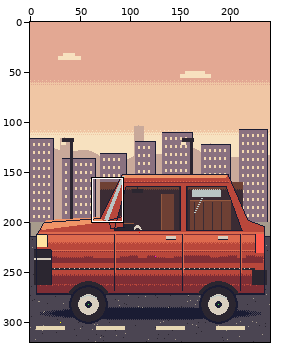
One commit to this pixel-art file: app/src/main/resources/pixel/scenes/transport/car.aseprite. Above, an overview of the earlier version with the close-up marked.
Close-up. Before the commit:
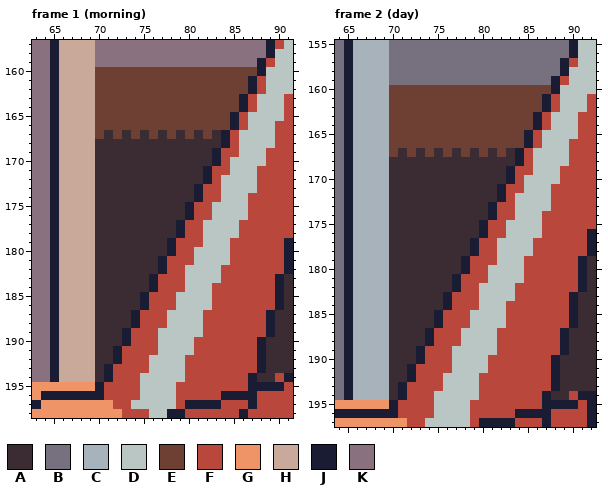
240x320 pixels, 4 frames. Colours within 5 levels of each other are drawn and written as one. Shown: frame 1 (morning): x 63..91, y 157..198; frame 2 (day): x 64..92, y 155..197. The commit also changed other frames or places, which this record leaves out.
Visible layers, top first: "slots", "emissive", "foreground", "vehicle_front", "vehicle_back", "bg_near", "bg_mid", "bg_far".
Palette (. is transparent): A #3b2c34  B #77707f  C #a7b2ba  D #b9c6c4  E #6e4034  F #b9473b  G #ef9467  H #c9a99a  J #1a1c33  K #8a7180
Pixels before, frame 1 (morning), first column x 63:
157 KKJHHHHKKKKKKKKKKKKKKKKKKKJFD
158 KKJHHHHKKKKKKKKKKKKKKKKKKKJDD
159 KKJHHHHKKKKKKKKKKKKKKKKKKJFDD
160 KKJHHHHEEEEEEEEEEEEEEEEEEJDDD
161 KKJHHHHEEEEEEEEEEEEEEEEEJFDDD
162 KKJHHHHEEEEEEEEEEEEEEEEEJFDDD
163 KKJHHHHEEEEEEEEEEEEEEEEJFDDDF
164 KKJHHHHEEEEEEEEEEEEEEEEJFDDDF
165 KKJHHHHEEEEEEEEEEEEEEEJFDDDDF
166 KKJHHHHEEEEEEEEEEEEEEEJFDDDFF
167 KKJHHHHEAEAEAEAEAEAEAJFDDDDFF
168 KKJHHHHAAAAAAAAAAAAAAJFDDDDFF
169 KKJHHHHAAAAAAAAAAAAAJFFDDDFFF
170 KKJHHHHAAAAAAAAAAAAAJFDDDDFFF
171 KKJHHHHAAAAAAAAAAAAJFFDDDFFFF
172 KKJHHHHAAAAAAAAAAAAJFDDDDFFFF
173 KKJHHHHAAAAAAAAAAAJFFDDDDFFFF
174 KKJHHHHAAAAAAAAAAAJFFDDDFFFFF
175 KKJHHHHAAAAAAAAAAJFFDDDDFFFFF
176 KKJHHHHAAAAAAAAAAJFFDDDDFFFFF
177 KKJHHHHAAAAAAAAAJFFDDDDFFFFFF
178 KKJHHHHAAAAAAAAAJFFDDDDFFFFFF
179 KKJHHHHAAAAAAAAJFFFDDDFFFFFFJ
180 KKJHHHHAAAAAAAAJFFDDDDFFFFFFJ
181 KKJHHHHAAAAAAAJFFFDDDDFFFFFFJ
182 KKJHHHHAAAAAAAJFFDDDDFFFFFFFJ
183 KKJHHHHAAAAAAJFFFDDDDFFFFFFJA
184 KKJHHHHAAAAAAJFFFDDDFFFFFFFJA
185 KKJHHHHAAAAAJFFFDDDDFFFFFFFJA
186 KKJHHHHAAAAAJFFFDDDDFFFFFFFJA
187 KKJHHHHAAAAJFFFDDDDFFFFFFFJAA
188 KKJHHHHAAAAJFFFDDDDFFFFFFFJAA
189 KKJHHHHAAAJFFFDDDDDFFFFFFFJAA
190 KKJHHHHAAAJFFFDDDDFFFFFFFJAAA
191 KKJHHHHAAJFFFFDDDDFFFFFFFJAAA
192 KKJHHHHAAJFFFDDDDFFFFFFFFJAAA
193 KKJHHHHAJFFFFDDDDFFFFFFFFJAAA
194 KKJHHHHAJFFFDDDDDFFFFFFFJAAFJ
195 GGGGGGGJFFFFDDDDFFFFFFFFJJJJF
196 GJJJJJJJFFFFDDDDFFFFFJJJJFFFF
197 JGGGGGGGGFFDDDDDFJJJJFFFJFFFF
198 GGGGGGGGGGFFFDDJJFFFFFFJFFFFF
Pixels before, frame 2 (day), first column x 64:
155 BJCCCCBBBBBBBBBBBBBBBBBBBBJDD
156 BJCCCCBBBBBBBBBBBBBBBBBBBBJDD
157 BJCCCCBBBBBBBBBBBBBBBBBBBJFDD
158 BJCCCCBBBBBBBBBBBBBBBBBBBJDDD
159 BJCCCCBBBBBBBBBBBBBBBBBBJFDDD
160 BJCCCCEEEEEEEEEEEEEEEEEEJDDDD
161 BJCCCCEEEEEEEEEEEEEEEEEJFDDDF
162 BJCCCCEEEEEEEEEEEEEEEEEJFDDDF
163 BJCCCCEEEEEEEEEEEEEEEEJFDDDFF
164 BJCCCCEEEEEEEEEEEEEEEEJFDDDFF
165 BJCCCCEEEEEEEEEEEEEEEJFDDDDFF
166 BJCCCCEEEEEEEEEEEEEEEJFDDDFFF
167 BJCCCCEAEAEAEAEAEAEAJFDDDDFFF
168 BJCCCCAAAAAAAAAAAAAAJFDDDDFFF
169 BJCCCCAAAAAAAAAAAAAJFFDDDFFFF
170 BJCCCCAAAAAAAAAAAAAJFDDDDFFFF
171 BJCCCCAAAAAAAAAAAAJFFDDDFFFFF
172 BJCCCCAAAAAAAAAAAAJFDDDDFFFFF
173 BJCCCCAAAAAAAAAAAJFFDDDDFFFFF
174 BJCCCCAAAAAAAAAAAJFFDDDFFFFFF
175 BJCCCCAAAAAAAAAAJFFDDDDFFFFFF
176 BJCCCCAAAAAAAAAAJFFDDDDFFFFFJ
177 BJCCCCAAAAAAAAAJFFDDDDFFFFFFJ
178 BJCCCCAAAAAAAAAJFFDDDDFFFFFFJ
179 BJCCCCAAAAAAAAJFFFDDDFFFFFFJA
180 BJCCCCAAAAAAAAJFFDDDDFFFFFFJA
181 BJCCCCAAAAAAAJFFFDDDDFFFFFFJA
182 BJCCCCAAAAAAAJFFDDDDFFFFFFFJA
183 BJCCCCAAAAAAJFFFDDDDFFFFFFJAA
184 BJCCCCAAAAAAJFFFDDDFFFFFFFJAA
185 BJCCCCAAAAAJFFFDDDDFFFFFFFJAA
186 BJCCCCAAAAAJFFFDDDDFFFFFFFJAA
187 BJCCCCAAAAJFFFDDDDFFFFFFFJAAA
188 BJCCCCAAAAJFFFDDDDFFFFFFFJAAA
189 BJCCCCAAAJFFFDDDDDFFFFFFFJAAA
190 BJCCCCAAAJFFFDDDDFFFFFFFJAAAA
191 BJCCCCAAJFFFFDDDDFFFFFFFJAAAA
192 BJCCCCAAJFFFDDDDFFFFFFFFJAAAA
193 BJCCCCAJFFFFDDDDFFFFFFFFJAAAA
194 BJCCCCAJFFFDDDDDFFFFFFFJAAFJJ
195 GGGGGGJFFFFDDDDFFFFFFFFJJJJFJ
196 JJJJJJJFFFFDDDDFFFFFJJJJFFFFJ
197 GGGGGGGGFFDDDDDFJJJJFFFJFFFFJ
And afterwards:
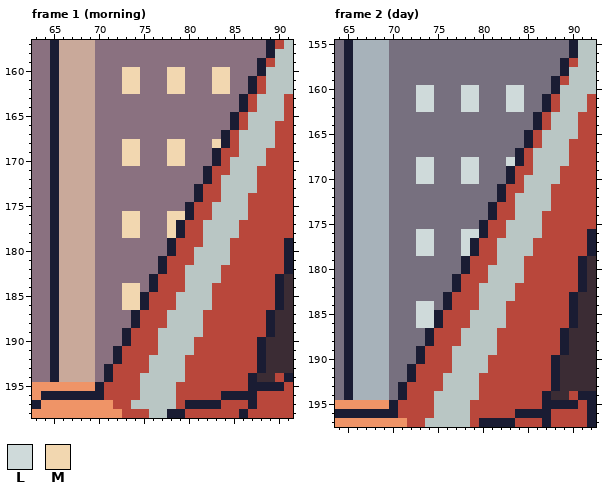
Colours new in this view: L #cfdada  M #f2d7b0
From old to new:
Changed rows in their new state; - is an unchanged pixel.
Frame 1 (morning), layer "vehicle_back":
first column x 70:
160 KKKMMKKKMMKKKMMKKK
161 KKKMMKKKMMKKKMMKK-
162 KKKMMKKKMMKKKMMKK-
163 KKKKKKKKKKKKKKKK--
164 KKKKKKKKKKKKKKKK--
165 KKKKKKKKKKKKKKK---
166 KKKKKKKKKKKKKKK---
167 KKKKKKKKKKKKKK----
168 KKKMMKKKMMKKKM----
169 KKKMMKKKMMKKK-----
170 KKKMMKKKMMKKK-----
171 KKKKKKKKKKKK------
172 KKKKKKKKKKKK------
173 KKKKKKKKKKK-------
174 KKKKKKKKKKK-------
175 KKKKKKKKKK--------
176 KKKMMKKKMM--------
177 KKKMMKKKM---------
178 KKKMMKKKM---------
179 KKKKKKKK----------
180 KKKKKKKK----------
181 KKKKKKK-----------
182 KKKKKKK-----------
183 KKKKKK------------
184 KKKMMK------------
185 KKKMM-------------
186 KKKMM-------------
187 KKKK--------------
188 KKKK--------------
189 KKK---------------
190 KKK---------------
191 KK----------------
192 KK----------------
193 K-----------------
194 K-----------------
Frame 2 (day), layer "vehicle_back":
first column x 70:
160 BBBLLBBBLLBBBLLBBB
161 BBBLLBBBLLBBBLLBB-
162 BBBLLBBBLLBBBLLBB-
163 BBBBBBBBBBBBBBBB--
164 BBBBBBBBBBBBBBBB--
165 BBBBBBBBBBBBBBB---
166 BBBBBBBBBBBBBBB---
167 BBBBBBBBBBBBBB----
168 BBBLLBBBLLBBBL----
169 BBBLLBBBLLBBB-----
170 BBBLLBBBLLBBB-----
171 BBBBBBBBBBBB------
172 BBBBBBBBBBBB------
173 BBBBBBBBBBB-------
174 BBBBBBBBBBB-------
175 BBBBBBBBBB--------
176 BBBLLBBBLL--------
177 BBBLLBBBL---------
178 BBBLLBBBL---------
179 BBBBBBBB----------
180 BBBBBBBB----------
181 BBBBBBB-----------
182 BBBBBBB-----------
183 BBBBBB------------
184 BBBLLB------------
185 BBBLL-------------
186 BBBLL-------------
187 BBBB--------------
188 BBBB--------------
189 BBB---------------
190 BBB---------------
191 BB----------------
192 BB----------------
193 B-----------------
194 B-----------------
Changed places in both close-ups, as pixel boxes (x1, y1, x2, y2):
changed: (95, 67, 257, 382)
changed: (389, 85, 551, 400)
